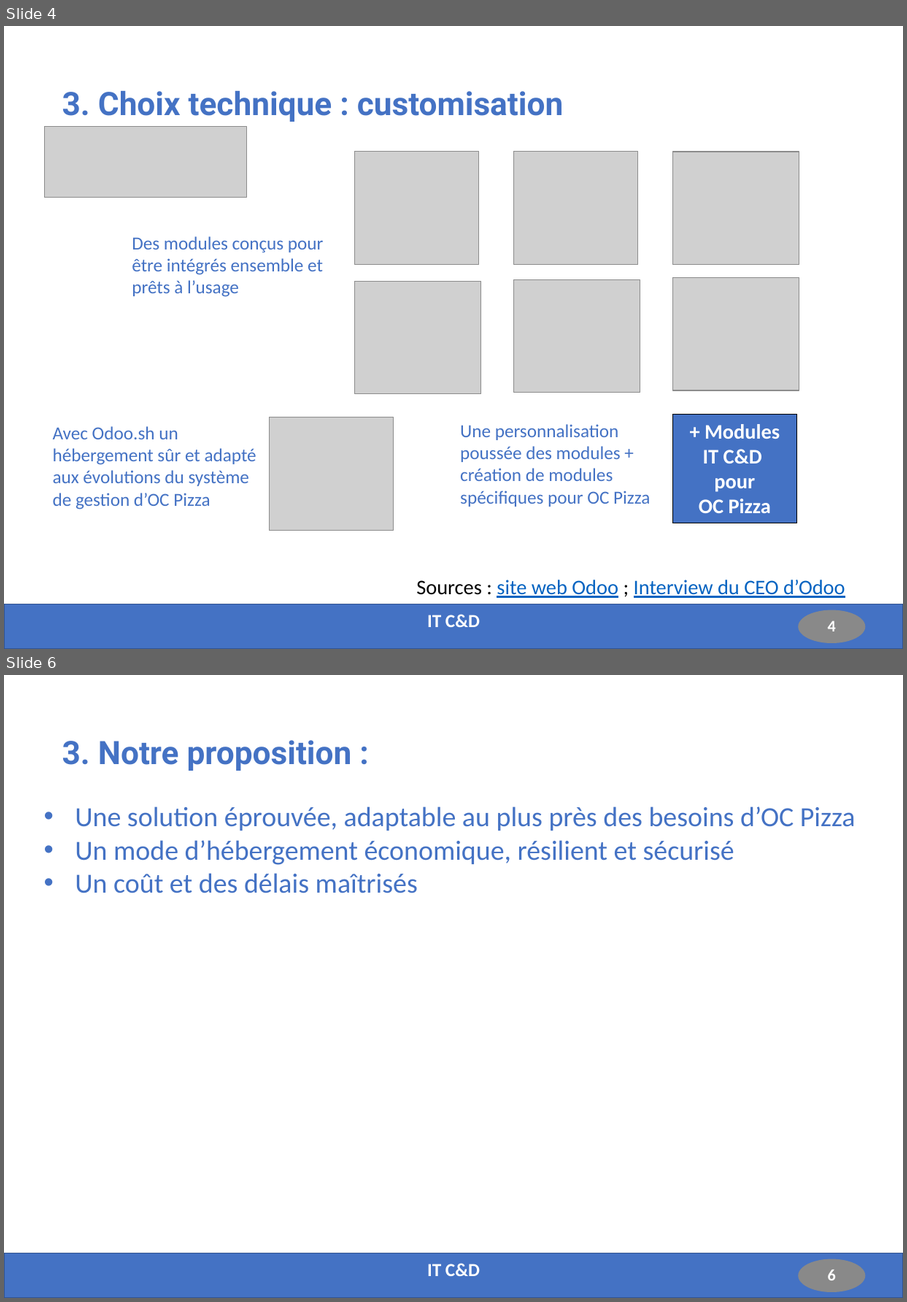
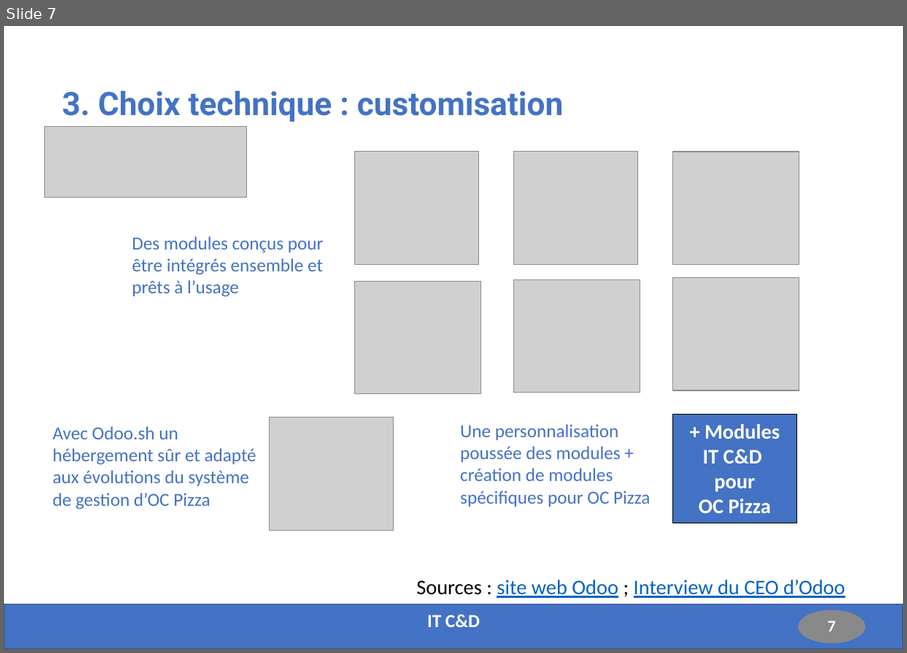
Before and after one commit to Fabrice-64/OC_Project_6, a slide deck: Presentation_Projet_6.pptx. Shown one above the other, each under a label of ours: slides 4 and 6 before the commit, slide 7 after it; the slides between them are not shown. The pictures are 907x1302 and 907x653 pixels, drawn with LibreOffice and Linux fonts; fonts in the diff are those of the drawing; grey boxes stand for pictures. Boxes give left, top, right and bottom in pixels: in the first picture for what was removed or moved away, otherwise in the second. Text is boxed around its words. In the diff, an @@ line names an element or a change of style, - is before the commit and + after.

```diff
--- a/Presentation_Projet_6.pptx
+++ b/Presentation_Projet_6.pptx
@@ slide 6 removed at (4, 675, 903, 1298), background #FFFFFF; not listed: 2 template elements that a slide beside it also shows @@
@@ title removed at (62, 740, 352, 771) @@
-3. Notre proposition :
@@ text removed at (75, 806, 856, 893) @@
-• Une solution éprouvée, adaptable au plus près des besoins d’OC Pizza
-• Un mode d’hébergement économique, résilient et sécurisé
-• Un coût et des délais maîtrisés
@@ text removed at (427, 1263, 480, 1276) @@
-IT C&D
@@ what was slide 4 is now slide 7 @@
@@ page number at (828, 621, 836, 631): text changed @@
-4
+7
```
Also in this commit, not shown: 2 slides changed, 3 slides added, 1 other slide removed, 2 other files.
